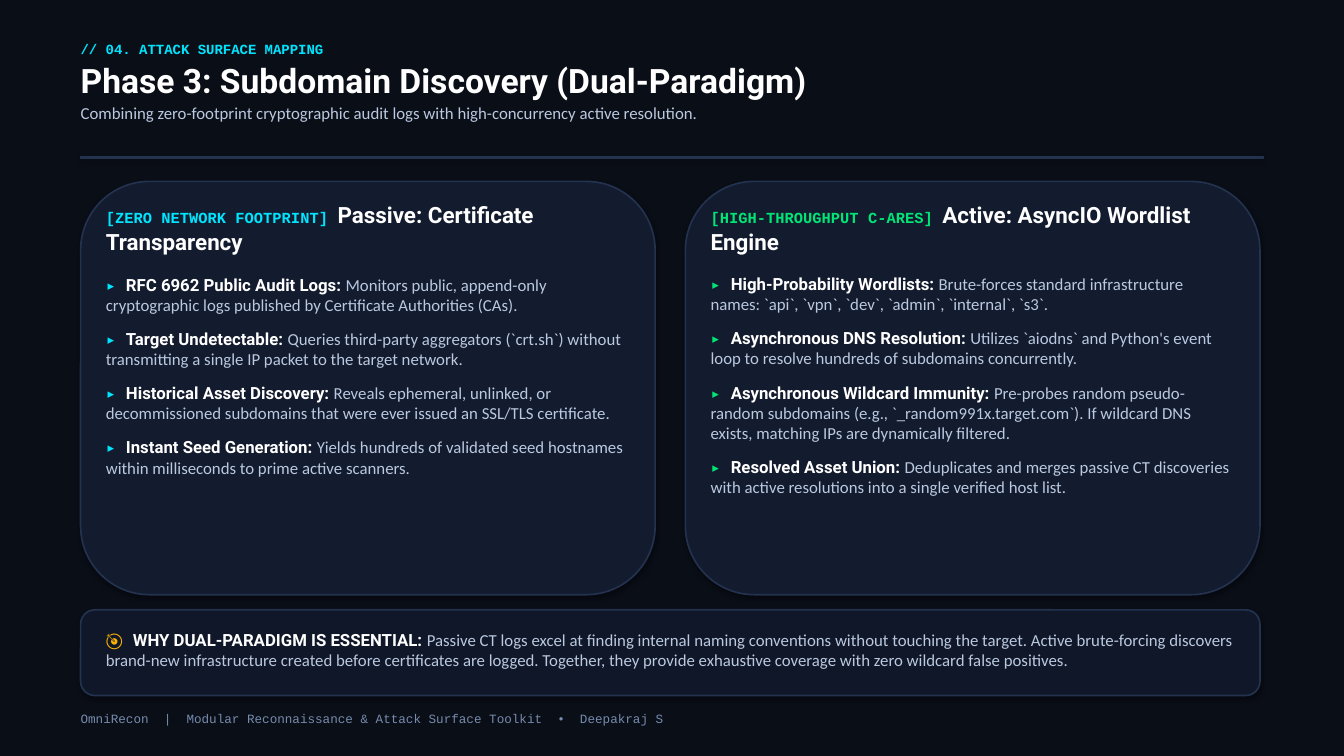
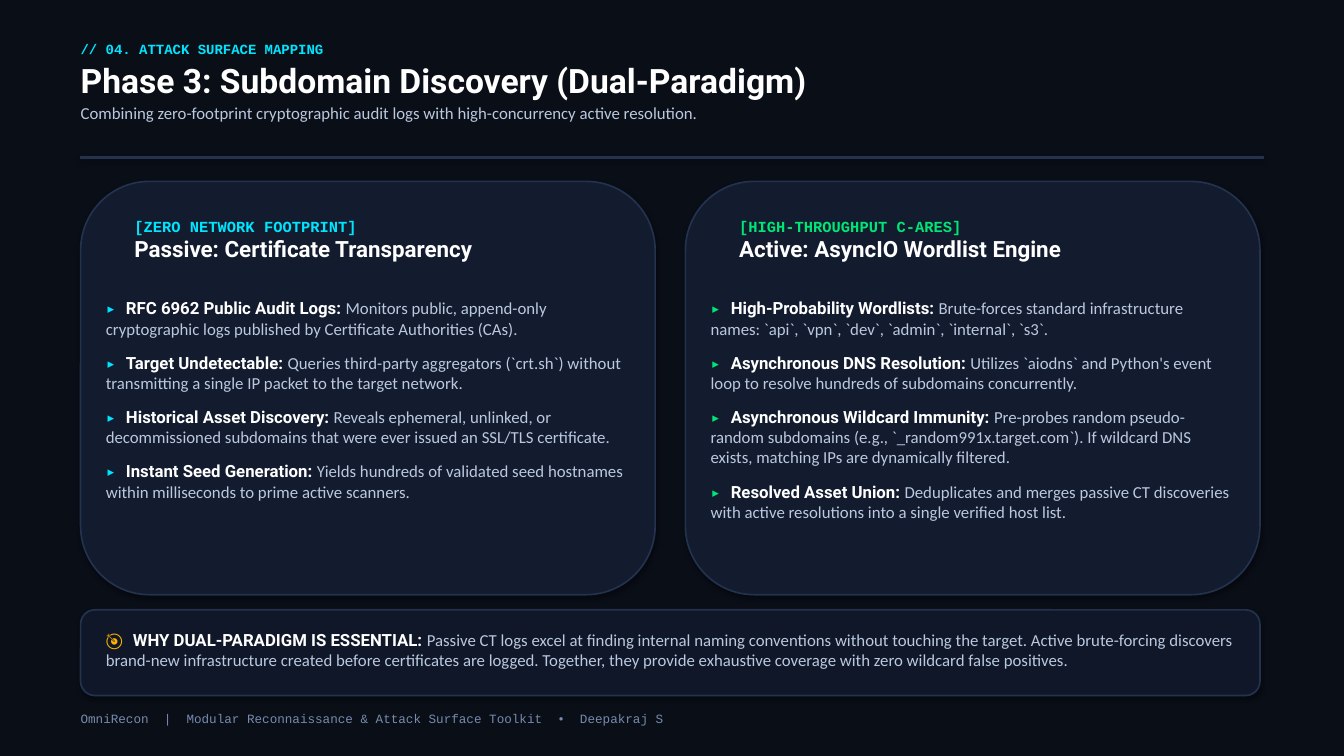
Before and after one commit to Nightwing-007/OmniRecon, a slide deck: slide 5 of OmniRecon_Presentation.pptx. Drawn at 1344x756 pixels with LibreOffice and Linux fonts; fonts in the diff are those of the drawing. Boxes give left, top, right and bottom in pixels: in the first picture for what was removed or moved away, otherwise in the second. Text is boxed around its words. In the diff, an @@ line names an element or a change of style, - is before the commit and + after.

```diff
--- a/OmniRecon_Presentation.pptx
+++ b/OmniRecon_Presentation.pptx
@@ text at (134,221,472,262): text changed @@
-[ZERO NETWORK FOOTPRINT] Passive: Certificate Transparency
+[ZERO NETWORK FOOTPRINT]
+Passive: Certificate Transparency
@@ text at (739,221,1061,262): text changed @@
-[HIGH-THROUGHPUT C-ARES] Active: AsyncIO Wordlist Engine
+[HIGH-THROUGHPUT C-ARES]
+Active: AsyncIO Wordlist Engine
@@ text "▸ RFC 6962 Public Audit ...": place and size @@
-text "▸ RFC 6962 Public Audit ..." at (106,278,623,477)
+text "▸ RFC 6962 Public Audit ..." at (106,301,623,501)
@@ text "▸ High-Probability Wordlists: Brute-forces standard ...": place and size @@
-text "▸ High-Probability Wordlists: Brute-forces standard ..." at (711,277,1229,496)
+text "▸ High-Probability Wordlists: Brute-forces standard ..." at (711,301,1229,521)
```
Also in this commit, not shown: 4 other slides changed.
